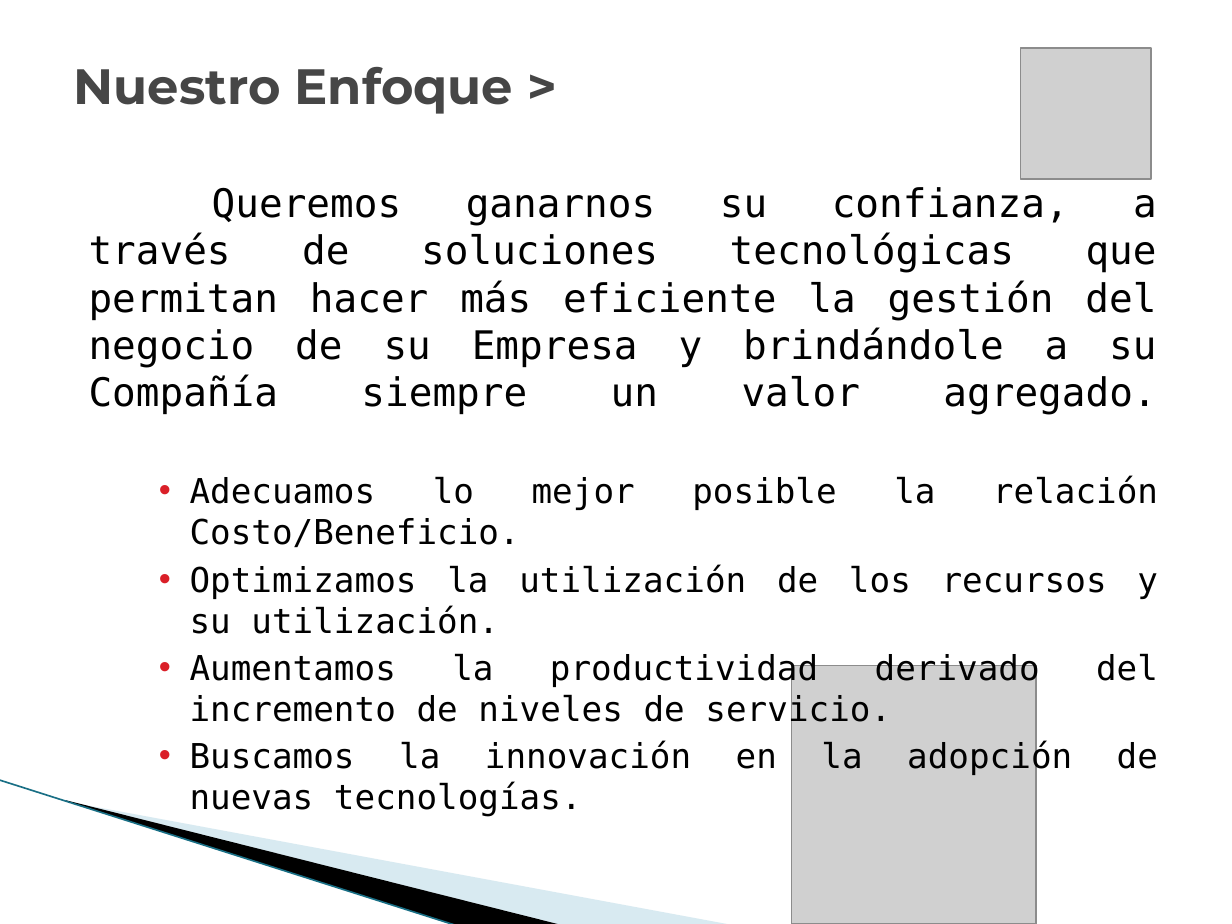
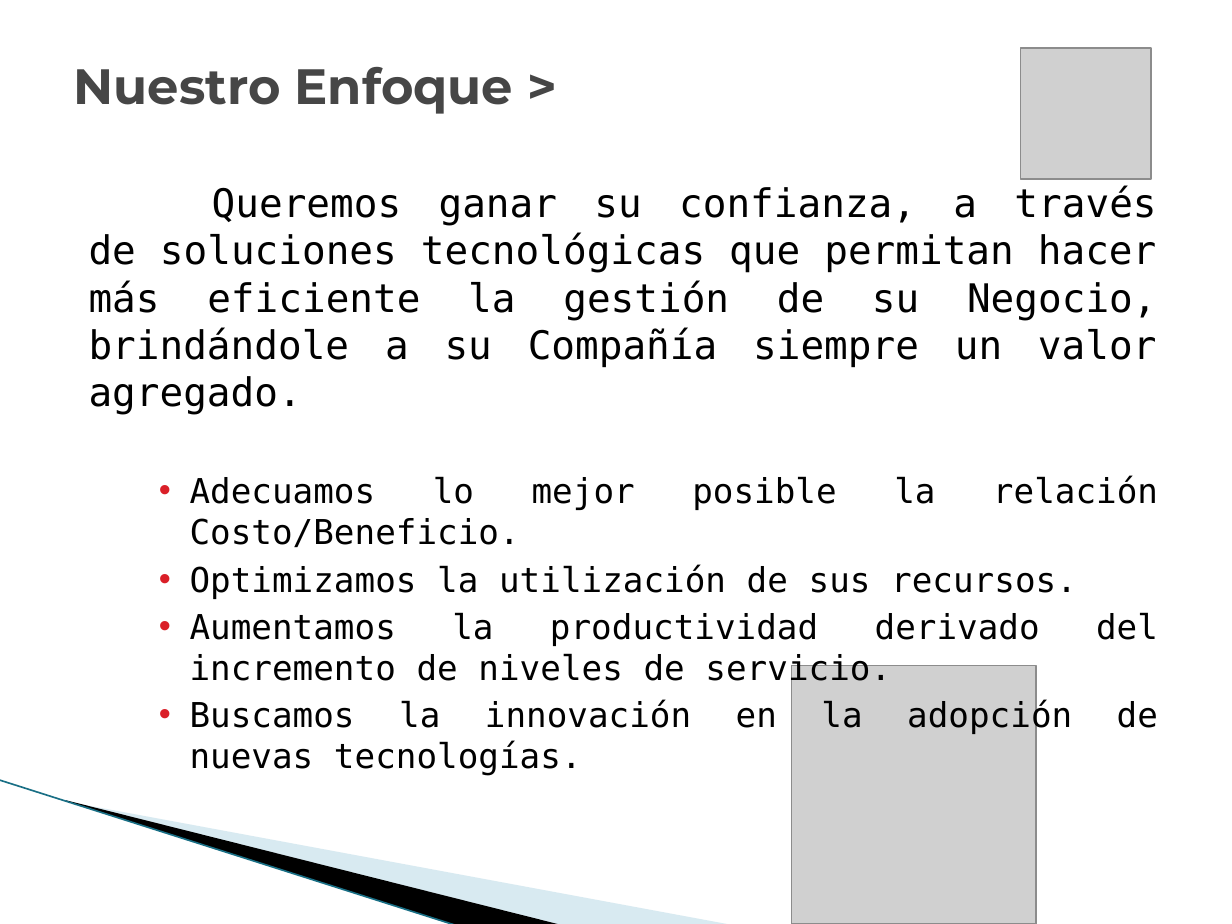
Before and after one commit to vicky1404/rev-ii, a slide deck: slide 3 of docs/comercial/brochure_2.pptx. Drawn at 1232x924 pixels with LibreOffice and Linux fonts; fonts in the diff are those of the drawing; grey boxes stand for pictures; background and template pictures are left out. Boxes give left, top, right and bottom in pixels: in the first picture for what was removed or moved away, otherwise in the second. Text is boxed around its words. In the diff, an @@ line names an element or a change of style, - is before the commit and + after.

```diff
--- a/docs/comercial/brochure_2.pptx
+++ b/docs/comercial/brochure_2.pptx
@@ text at <box>89,185,1157,415</box>: text changed @@
-Queremos ganarnos su confianza, a través de soluciones tecnológicas que permitan hacer más eficiente la gestión del negocio de su Empresa y brindándole a su Compañía siempre un valor agregado.
+Queremos ganar su confianza, a través de soluciones tecnológicas que permitan hacer más eficiente la gestión de su Negocio, brindándole a su Compañía siempre un valor agregado.
@@ text at <box>190,564,1077,599</box>: text changed @@
-    • Optimizamos la utilización de los recursos y su utilización.
+    • Optimizamos la utilización de sus recursos.
```
Also in this commit, not shown: 17 other slides changed, 2 slides added, 1 slide removed, 1 other file.
